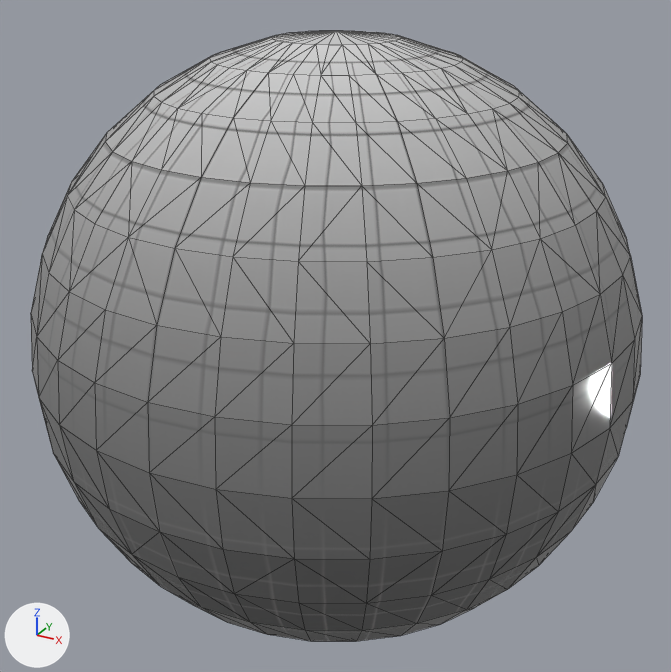
One commit to the OBJ model GAME/resources/studio/studio.obj: the scene before it, then after it.
Camera for both pictures: a 50 mm camera at (1410.0, -2569.0, 1283.0) aimed at (-2.0, -2.0, -1.0). Arrows for +X, +Y and +Z are at lower left; the lights stay in place. The picture after the commit comes second. Mesh edges are drawn as thin lines. Where no turn or scale is listed for an object, it has been applied to the vertices.

Script lines for the objects in view, before the commit:
```python
mat_skydome = principled_material('skydome')
mat_skydome.texture = img_try4_png
mat_skydome.roughness = 0.0513
me_球 = bpy.data.meshes.new('球')
me_球.from_pydata(...)  # a UV sphere (32 segments, 16 rings, poles along z) spanning x -1000.0..1000.0, y -1000.0..1000.0, z -1000.0..1000.0
me_球.materials.append(mat_skydome)  # picture img_try4_png
ob_球 = bpy.data.objects.new('球', me_球)
ob_球.location = (0.0, 0.0, 0.0)
```
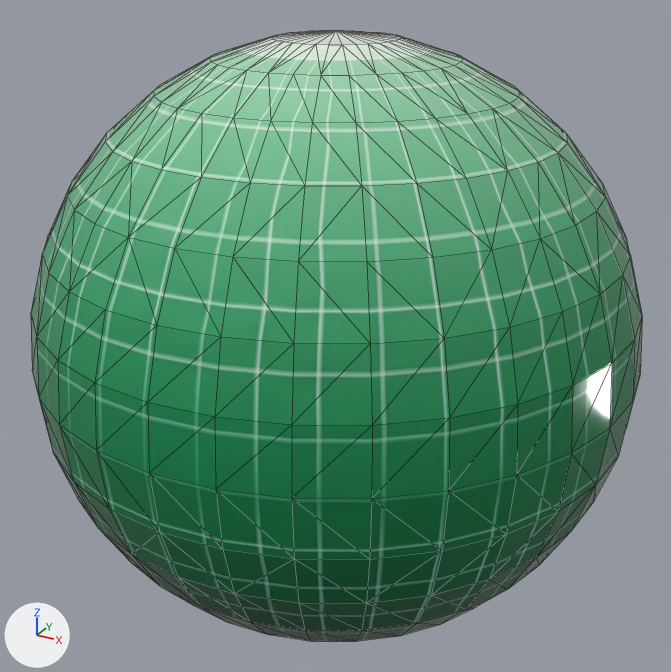
Edits to the bpy script that builds the scene:
```text
Add img_studio_png:
    img_studio_png = load_image('studio.png', 'studio.png', 2880, 1440, 'sRGB')
Change mat_skydome:
    mat_skydome.texture: img_try4_png -> img_studio_png
```

Changed parts and their boxes (x1, y1, x2, y2) in the pictures (671 x 672 px):
'球', surface changed (grey to green): (31, 31, 642, 641) in both
